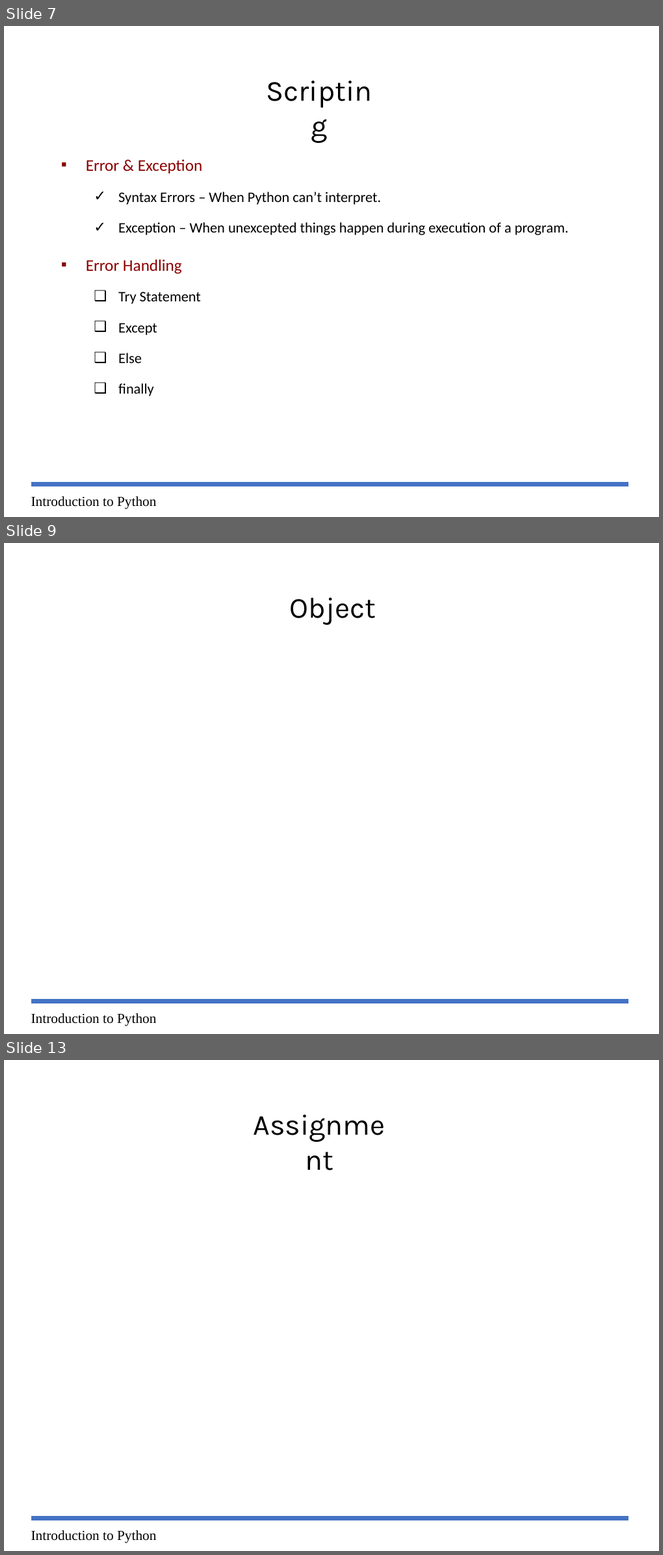
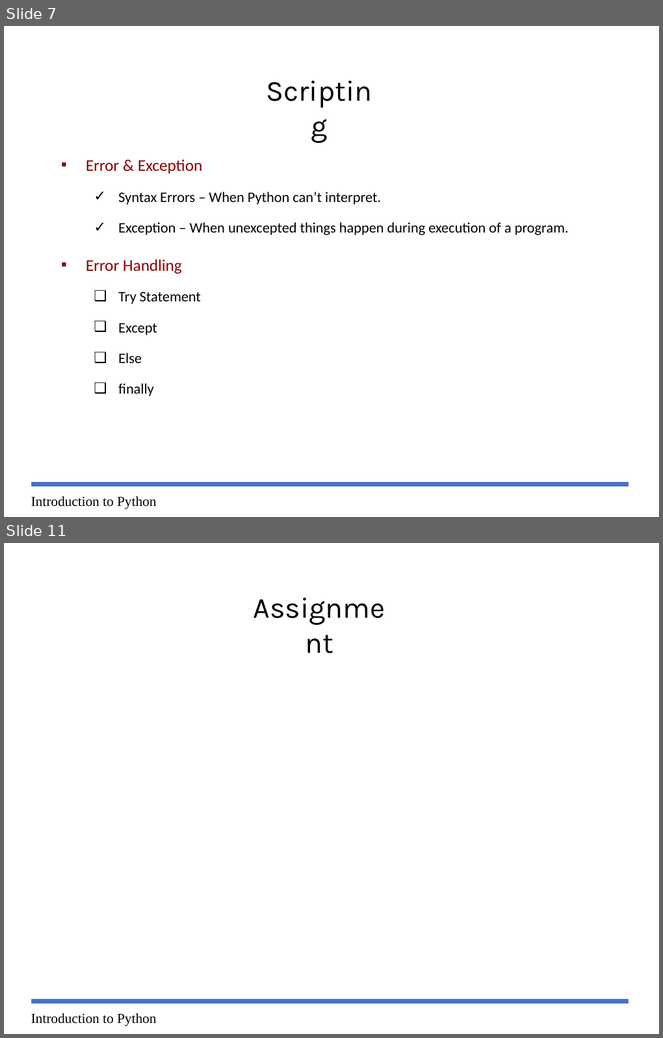
Before and after one commit to paul-pias/Python-Workshop, a slide deck: Course_Content/Class-3/Py-Workshop-3-.pptx. Shown one above the other, each under a label of ours: slides 7, 9 and 13 before the commit, slides 7 and 11 after it; the slides between them are not shown. The pictures are 663x1555 and 663x1038 pixels, drawn with LibreOffice and Linux fonts; fonts in the diff are those of the drawing. Boxes give left, top, right and bottom in pixels: in the first picture for what was removed or moved away, otherwise in the second. Text is boxed around its words. In the diff, an @@ line names an element or a change of style, - is before the commit and + after.

```diff
--- a/Course_Content/Class-3/Py-Workshop-3-.pptx
+++ b/Course_Content/Class-3/Py-Workshop-3-.pptx
@@ slide 9 removed at box(4, 543, 659, 1034), background #FFFFFF @@
@@ text removed at box(290, 598, 376, 625) @@
-Object
@@ line removed from (31, 1002) to (629, 1002) @@
@@ text removed at box(31, 1014, 156, 1027) @@
-Introduction to Python
@@ what was slide 13 is now slide 11 @@
```
Also in this commit, not shown: 4 slides changed, 1 other slide removed, 2 other files.
